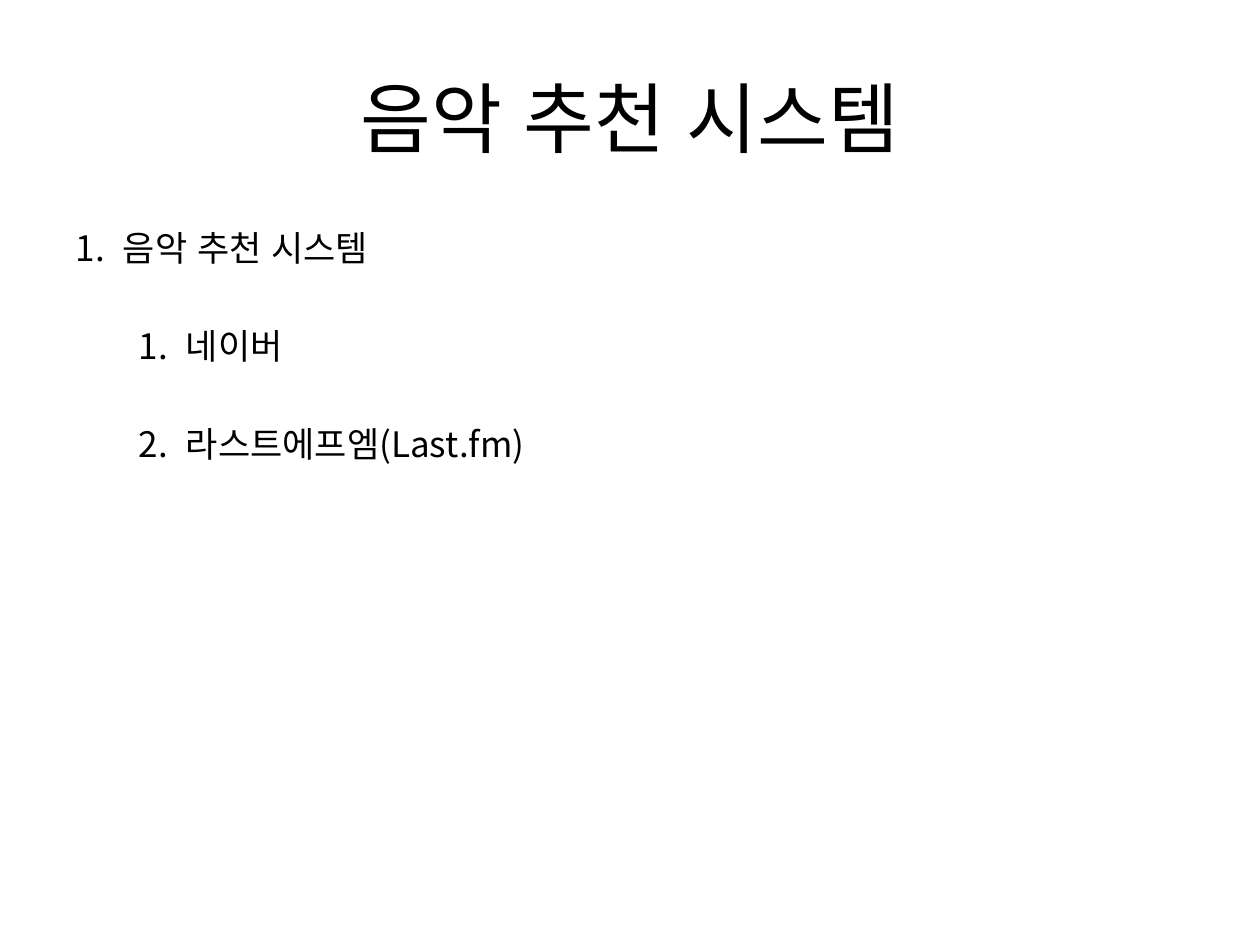
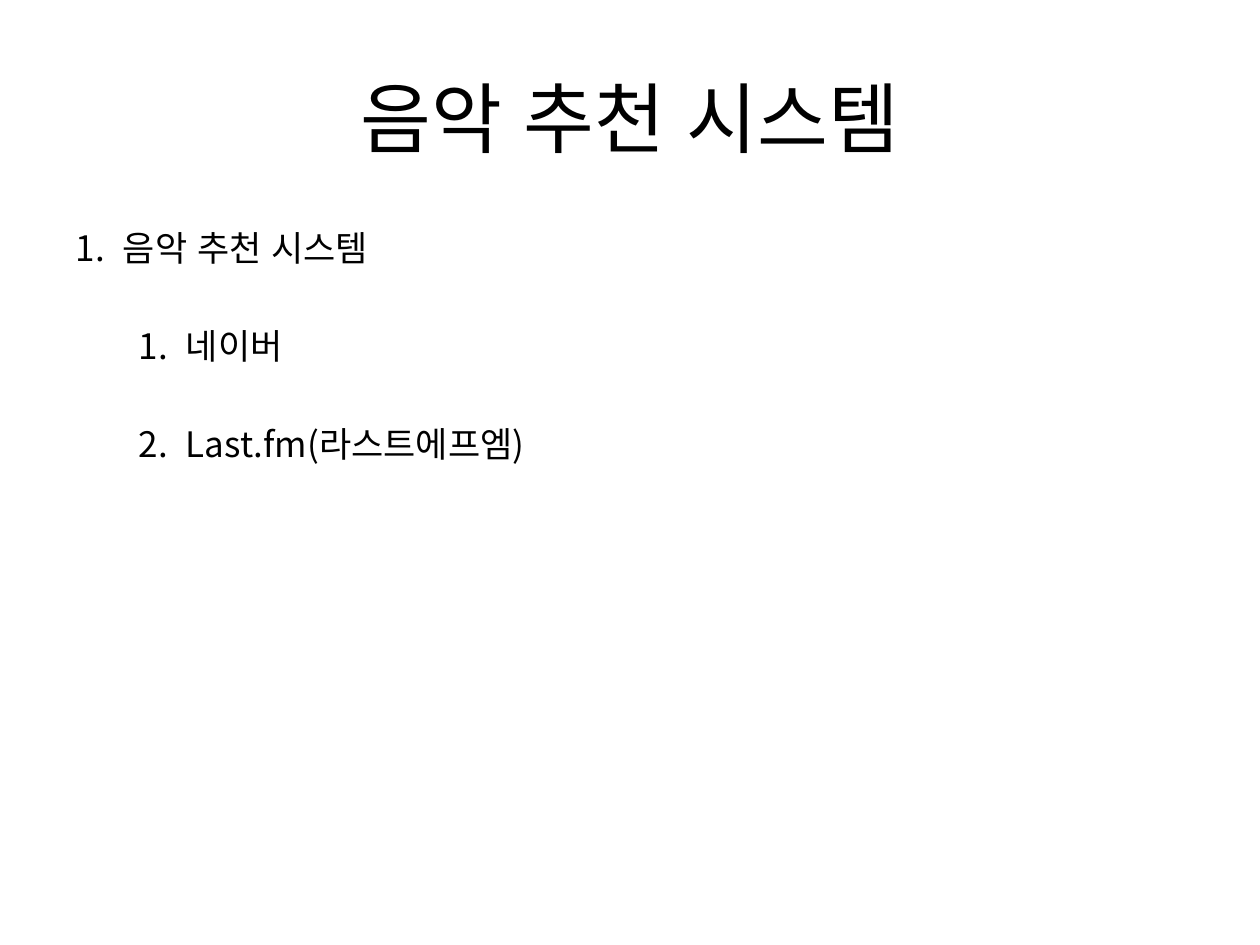
Before and after one commit to ehdgns21/recommend_movie_music_etc, a slide deck: slide 1 of 음악추천시스템.pptx. Drawn at 1260x945 pixels with LibreOffice and Linux fonts; fonts in the diff are those of the drawing. Boxes give left, top, right and bottom in pixels: in the first picture for what was removed or moved away, otherwise in the second. Text is boxed around its words. In the diff, an @@ line names an element or a change of style, - is before the commit and + after.

```diff
--- a/음악추천시스템.pptx
+++ b/음악추천시스템.pptx
@@ text at <box>186,428,525,464</box>: text changed @@
-  2. 라스트에프엠(Last.fm)
+  2. Last.fm(라스트에프엠)
```
Also in this commit, not shown: 4 slides added, 4 slides removed.
